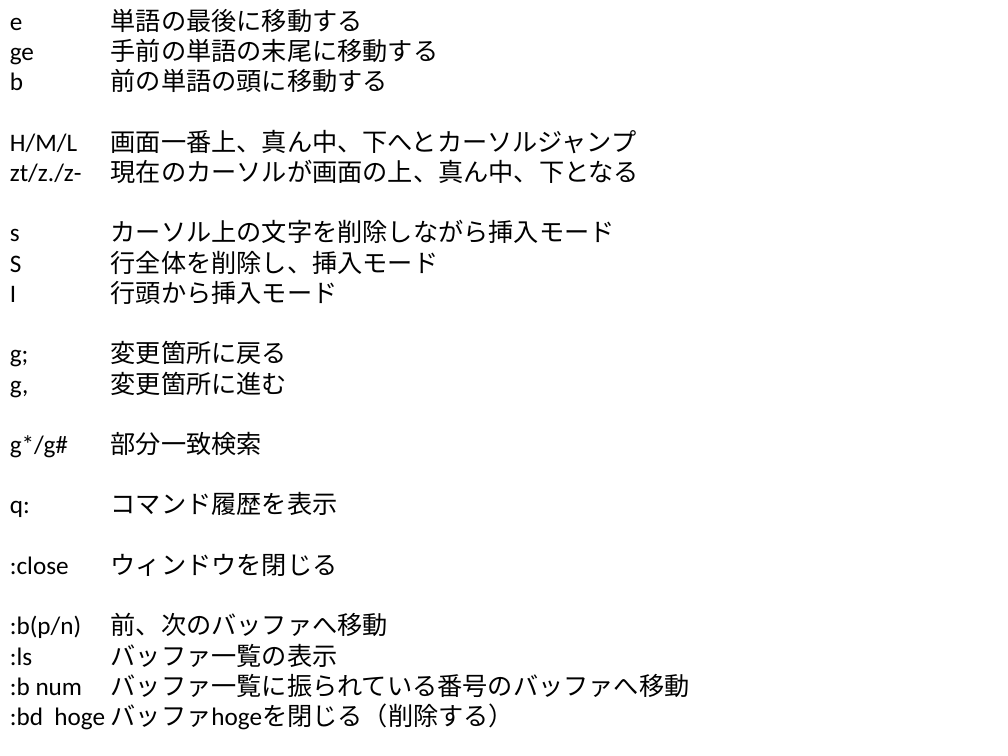
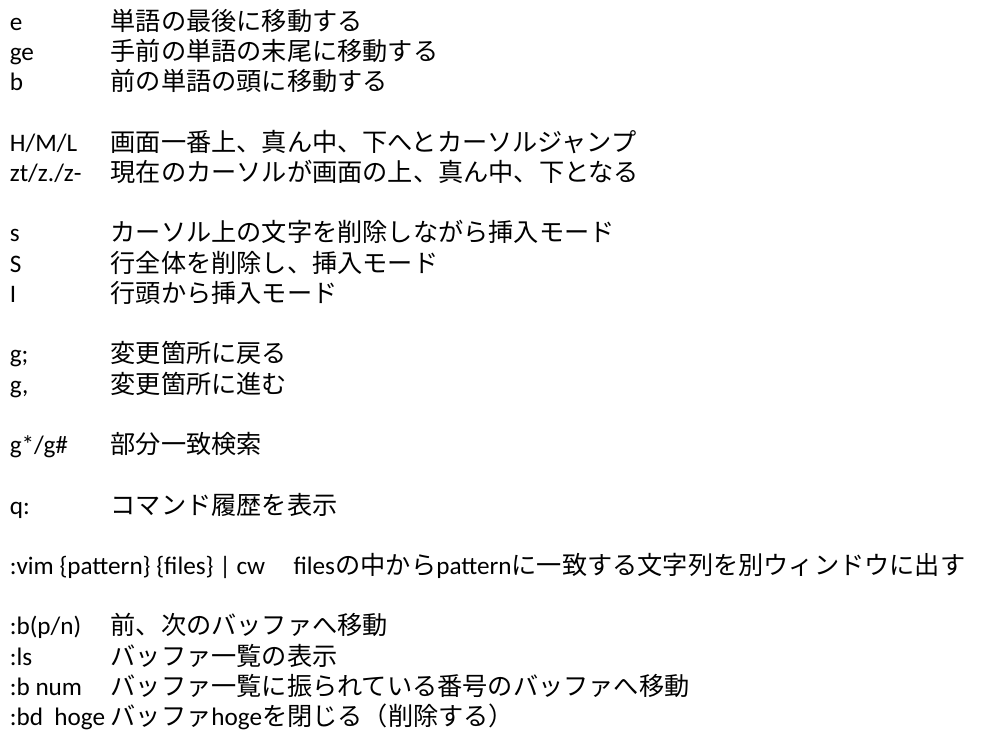
Before and after one commit to Halksel/vim, a slide deck: slide 1 of チートシート.pptx. Drawn at 1008x756 pixels with LibreOffice and Linux fonts; fonts in the diff are those of the drawing. Boxes give left, top, right and bottom in pixels: in the first picture for what was removed or moved away, otherwise in the second. Text is boxed around its words. In the diff, an @@ line names an element or a change of style, - is before the commit and + after.

Commit message:
changing cheat sheat

```diff
--- a/チートシート.pptx
+++ b/チートシート.pptx
@@ text at (10, 553, 966, 578): text changed @@
-:close ウィンドウを閉じる
+:vim {pattern} {files} | cw filesの中からpatternに一致する文字列を別ウィンドウに出す
```
